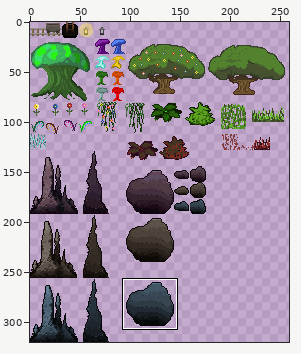
Two states of a sprite sheet, Sprites/SpriteSheet_Decor.png. The picture above shows the old version from afar; the outline marks the close-up.
Close-up. Earlier state:
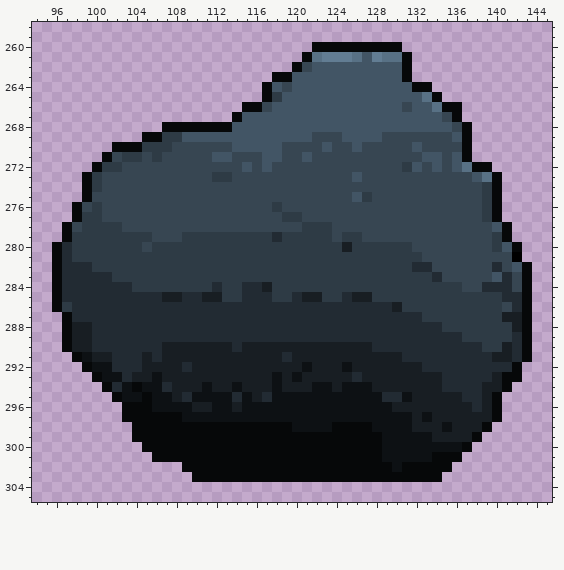
The file is 320x320 pixels. Colours within 5 levels of each other are drawn and written as one. Shown: x 94..145, y 258..305. The wide view leaves out empty margins. The commit also changed other parts of the picture, which this record leaves out.
And afterwards:
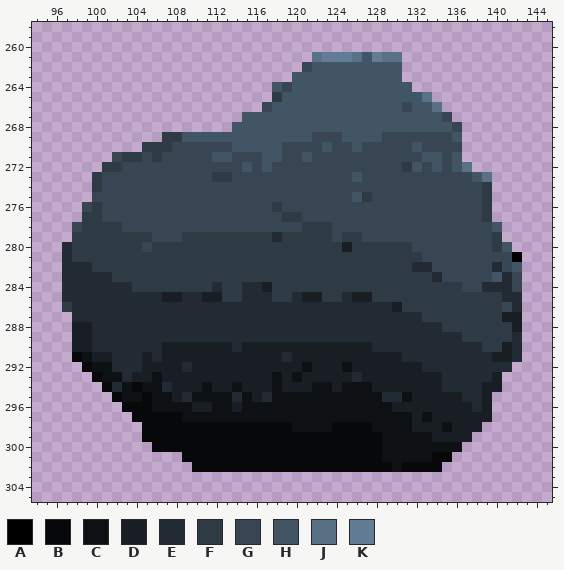
Palette (. is transparent): A #000000  B #060809  C #0d1114  D #181e23  E #222b33  F #2e3b45  G #374652  H #425565  J #587185  K #627d93
Difference:
@@ x 94..145 @@
 259 ....................................................
-260 ............................BBBBBBBBB...............
-261 ...........................BJKKKJHKJJB..............
-262 ..........................BGHHHHHHHHHB..............
-263 ........................BBHHHHHHHHHHHB..............
-264 .......................BHGHHHHHHHHHHHHBB............
-265 .......................BFHHHHHHHHHHHHHHJB...........
-266 .....................BBGHHHHHHHHHHHHHGHHJBB.........
-267 ....................BHHHHHHHHHHHHHHHHHHHHGB.........
-268 .............BBBBBBBHHHHHHHHHHHHHHHHHHHHHHGB........
-269 ...........BBFFHHHHHHHHHHHHHGGGHHHHGGGGGGGHB........
-270 ........BBBFFFGGGGGGHHHHHGGGGHGGHGGGGGHGGGGB........
-271 .......BGFFGFGGGGGHHGGGHHGGHGGGGGGGGGGGHHGHB........
-272 ......BFFGGGGGGGGGGGGHGHGGGGGGGGGGGGGFHGHGHJBB......
-273 .....BFGGGGGGGGGGGFFGGGGGGGGGGGGHGGGGGGGGGGGHJB.....
-274 .....BFGGGGGGGGGGGGGGGGGGGGGGGGGGGGGGGGGGGGGGFB.....
-275 .....BGGGGGGGGGGGGGGGGGGGGGGGGGGHFGGGGGGGGGGGFB.....
-276 ....BGFGGGGGGGGGGGGGGGGGFGGGGGGGGGGGGGGGGGGGGFB.....
-277 ....BFFGGGGGGGGGGGGGGGGGGFFGGGGGGGGGGGGGGGGGGFB.....
-278 ...BGFFFFGGGGGGGGGGGGGGGGGGFFFGGGGGGGGGGGGGGGGHB....
-279 ...BFFFFFFFFGGGFFFFFFFFFEFFFFFGFFGGGGGGGGGGGGGFB....
-280 ..BEFFFFFFFGFFFFFFFFFFFFFFFFFFFDFFFFFFGGGGGGGGFHB...
-281 ..BEFFFFFFFFFFFFFFFFFFFFFFFFFFFFFFFFFFFGGGGGGGGGA...
-282 ..BEEEFFFFFFFFFFFFFFFFFFFFFFFFFFFFFFFFEEGGGGGGEGHB..
-283 ..BEEEEEFFFFFFFFFFFFFFFFFFFFFFFFFFFFFFFFEGGGGGHEGB..
-284 ..BEEEEEEEFFFFFFFFEFFEEDFFFFFFFFFFFFFFFFFFFGGEEEGB..
-285 ..BEEEEEEEEEEDDEEDDFFEEEFFEDDFFEDDFFFFFFFFFFFFFEEB..
-286 ..BFEEEEEEEEEEEEEEEEEEEEEEEEEEEEEEEEDFFFFFFFFFFGEB..
-287 ...BEEEEEEEEEEEEEEEEEEEEEEEEEEEEEEEEEEEFFFFFFFFDDB..
-288 ...BDDEEEEEEEEEEEEEEEEEEEEEEEEEEEEEEEEEEEFFFFFFFDB..
-289 ...BDDEEEEEEEEEEEEEEEEEEEEEEEEEEEEEEEEEEEEEFFFFFEB..
-290 ...BDDEEEEEEEDDDDDDDEDDDDDDDDDDDDDEEEEEEEEEEEFFDEB..
-291 ....BCDDEEEDEDDDDDDDDDDDDEDDDDDDDDDDDEEEEEEEEEDDEB..
-292 .....BCCEEEDDDDEDDDDDDDDDDDCDDDCDDDDDDDEEEEEEEEEB...
-293 ......BCCEDDCDDDDDDDDDDDCDCDDDDDEDDDDDDDDEEEEEDBB...
-294 .......BECBCCEDDDCDDCDDDCDDDCCDCCCDDDDDDDEEEEDDB....
-295 ........BCCBCCDECCCCECDECCCCCCCCCCCEECDDDDDEEDB.....
-296 .........BBBCCCCDDCCDCCCCCCCCCCCCCCCDDDDDDDDEDB.....
-297 .........BBBBBBCCCCCCCCCCCCCCCCCCCCCCCDCDDDDDDB.....
-298 ..........BBBBBBBBBBBBBBBBCCCCBBBBCCCCDDDCDDDB......
-299 ..........BBBBBBBBBBBBBBBBBBBBBBBBBCCCCCDDDDB.......
-300 ...........BBBBBBBBBBBBBBBBBBBBBBBBCCCCCCCCB........
-301 ............BBBBBBBBBBBBBBBBBBBBBBBCCCCCBBB.........
-302 ...............BBBBBBBBBBBBBBBBBBBBBCBBBBB..........
-303 ................BBBBBBBBBBBBBBBBBBBBBBBBB...........
+260 ....................................................
+261 ............................JKKKJHKJJ...............
+262 ...........................GHHHHHHHHH...............
+263 ..........................HHHHHHHHHHH...............
+264 ........................HGHHHHHHHHHHHH..............
+265 ........................FHHHHHHHHHHHHHHJ............
+266 .......................GHHHHHHHHHHHHHGHHJ...........
+267 .....................HHHHHHHHHHHHHHHHHHHHG..........
+268 ....................HHHHHHHHHHHHHHHHHHHHHHG.........
+269 .............FFHHHHHHHHHHHHHGGGHHHHGGGGGGGH.........
+270 ...........FFFGGGGGGHHHHHGGGGHGGHGGGGGHGGGG.........
+271 ........GFFGFGGGGGHHGGGHHGGHGGGGGGGGGGGHHGH.........
+272 .......FFGGGGGGGGGGGGHGHGGGGGGGGGGGGGFHGHGHJ........
+273 ......FGGGGGGGGGGGFFGGGGGGGGGGGGHGGGGGGGGGGGHJ......
+274 ......FGGGGGGGGGGGGGGGGGGGGGGGGGGGGGGGGGGGGGGF......
+275 ......GGGGGGGGGGGGGGGGGGGGGGGGGGHFGGGGGGGGGGGF......
+276 .....GFGGGGGGGGGGGGGGGGGFGGGGGGGGGGGGGGGGGGGGF......
+277 .....FFGGGGGGGGGGGGGGGGGGFFGGGGGGGGGGGGGGGGGGF......
+278 ....GFFFFGGGGGGGGGGGGGGGGGGFFFGGGGGGGGGGGGGGGGH.....
+279 ....FFFFFFFFGGGFFFFFFFFFEFFFFFGFFGGGGGGGGGGGGGF.....
+280 ...EFFFFFFFGFFFFFFFFFFFFFFFFFFFDFFFFFFGGGGGGGGFH....
+281 ...EFFFFFFFFFFFFFFFFFFFFFFFFFFFFFFFFFFFGGGGGGGGGA...
+282 ...EEEFFFFFFFFFFFFFFFFFFFFFFFFFFFFFFFFEEGGGGGGEGH...
+283 ...EEEEEFFFFFFFFFFFFFFFFFFFFFFFFFFFFFFFFEGGGGGHEG...
+284 ...EEEEEEEFFFFFFFFEFFEEDFFFFFFFFFFFFFFFFFFFGGEEEG...
+285 ...EEEEEEEEEEDDEEDDFFEEEFFEDDFFEDDFFFFFFFFFFFFFEE...
+286 ...FEEEEEEEEEEEEEEEEEEEEEEEEEEEEEEEEDFFFFFFFFFFGE...
+287 ....EEEEEEEEEEEEEEEEEEEEEEEEEEEEEEEEEEEFFFFFFFFDD...
+288 ....DDEEEEEEEEEEEEEEEEEEEEEEEEEEEEEEEEEEEFFFFFFFD...
+289 ....DDEEEEEEEEEEEEEEEEEEEEEEEEEEEEEEEEEEEEEFFFFFE...
+290 ....DDEEEEEEEDDDDDDDEDDDDDDDDDDDDDEEEEEEEEEEEFFDE...
+291 ....BCDDEEEDEDDDDDDDDDDDDEDDDDDDDDDDDEEEEEEEEEDDE...
+292 .....BCCEEEDDDDEDDDDDDDDDDDCDDDCDDDDDDDEEEEEEEEE....
+293 ......BCCEDDCDDDDDDDDDDDCDCDDDDDEDDDDDDDDEEEEED.....
+294 .......BECBCCEDDDCDDCDDDCDDDCCDCCCDDDDDDDEEEEDD.....
+295 ........BCCBCCDECCCCECDECCCCCCCCCCCEECDDDDDEED......
+296 .........BBBCCCCDDCCDCCCCCCCCCCCCCCCDDDDDDDDED......
+297 ..........BBBBBCCCCCCCCCCCCCCCCCCCCCCCDCDDDDDD......
+298 ...........BBBBBBBBBBBBBBBCCCCBBBBCCCCDDDCDDD.......
+299 ...........BBBBBBBBBBBBBBBBBBBBBBBBCCCCCDDDD........
+300 ............BBBBBBBBBBBBBBBBBBBBBBBCCCCCCCC.........
+301 ...............BBBBBBBBBBBBBBBBBBBBCCCCCBB..........
+302 ................BBBBBBBBBBBBBBBBBBBBCBBBB...........
+303 ....................................................
 304 ....................................................
